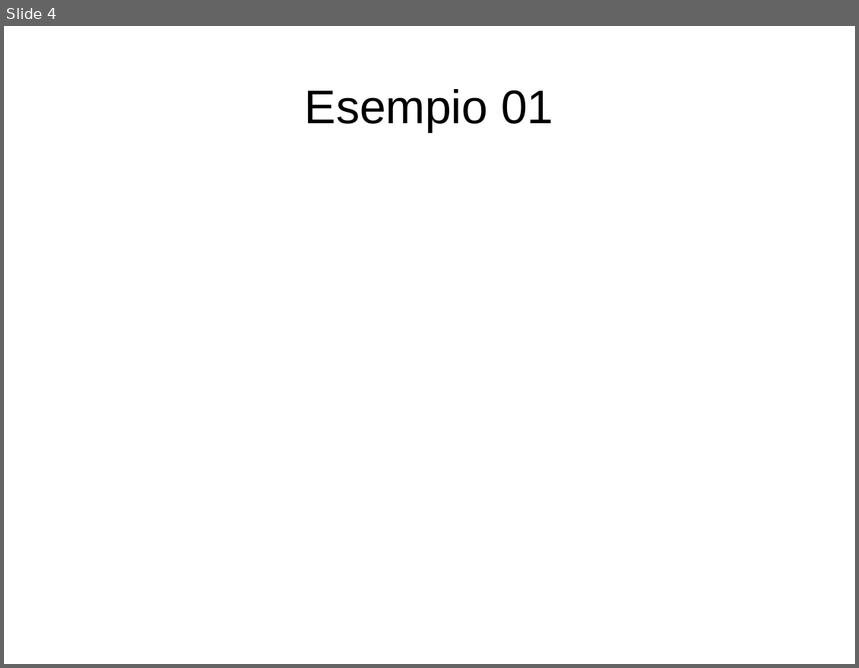
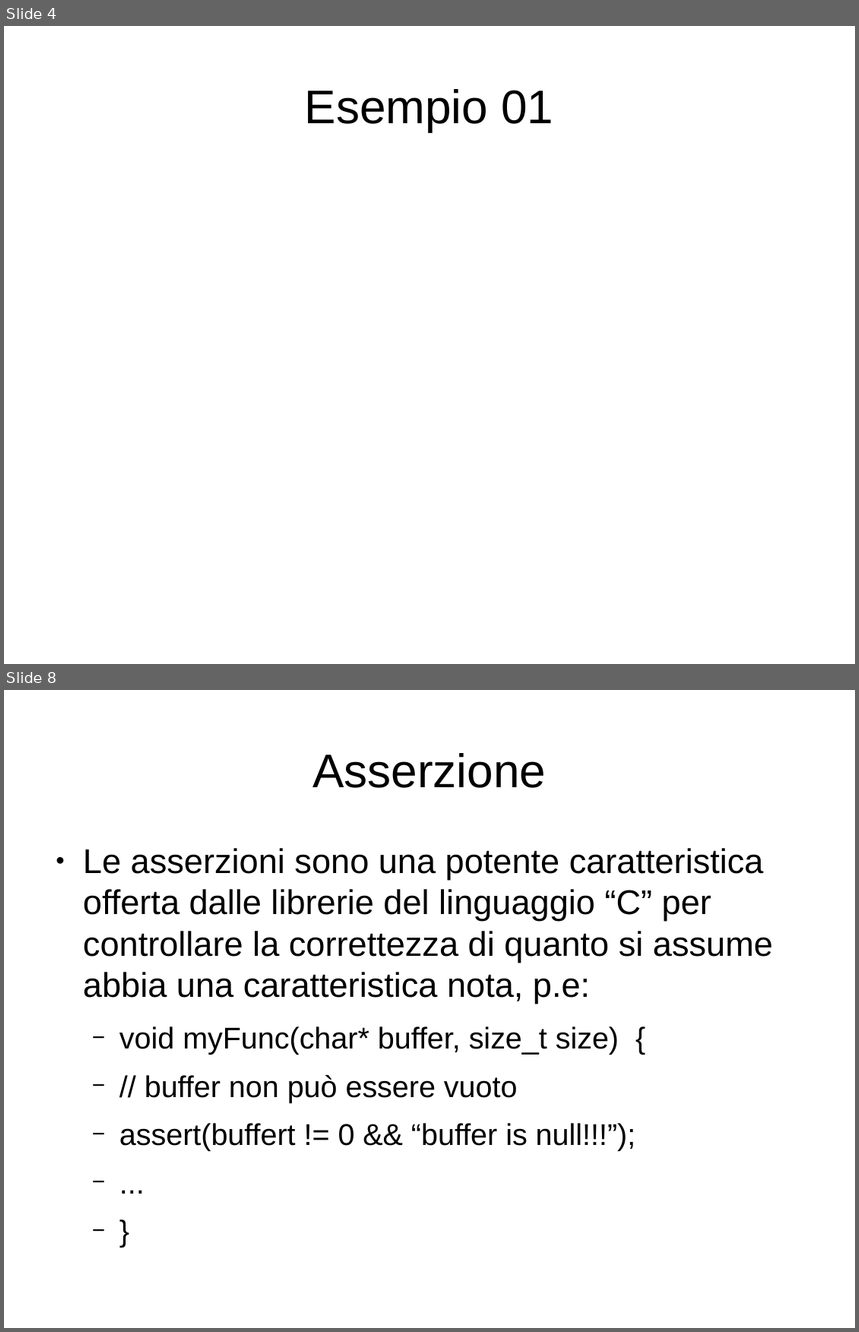
Before and after one commit to famorcia/modern_cpp_examples, a slide deck: doc/Presentazione_13_09_29.odp. Shown one above the other, each under a label of ours: slide 4 before the commit, slides 4 and 8 after it; the slides between them are not shown. The pictures are 859x668 and 859x1332 pixels, drawn with LibreOffice and Linux fonts; fonts in the diff are those of the drawing. Boxes give left, top, right and bottom in pixels: in the first picture for what was removed or moved away, otherwise in the second. Text is boxed around its words. In the diff, an @@ line names an element or a change of style, - is before the commit and + after.

```diff
--- a/doc/Presentazione_13_09_29.odp
+++ b/doc/Presentazione_13_09_29.odp
@@ slide 8 added at box(4, 690, 855, 1328), background #FFFFFF @@
@@ title added at box(313, 753, 546, 788), 44 pt, text #000000 @@
+Asserzione
@@ text added at box(83, 848, 773, 1151), 32 pt, text #000000 @@
+● Le asserzioni sono una potente caratteristica offerta dalle librerie del linguaggio “C” per controllare la correttezza di quanto si assume abbia una caratteristica nota, p.e:
+  − void myFunc(char* buffer, size_t size) {
+  − // buffer non può essere vuoto
+  − assert(buffert != 0 && “buffer is null!!!”);
+  − ...
+  − }
```
Also in this commit, not shown: 4 other slides added.
